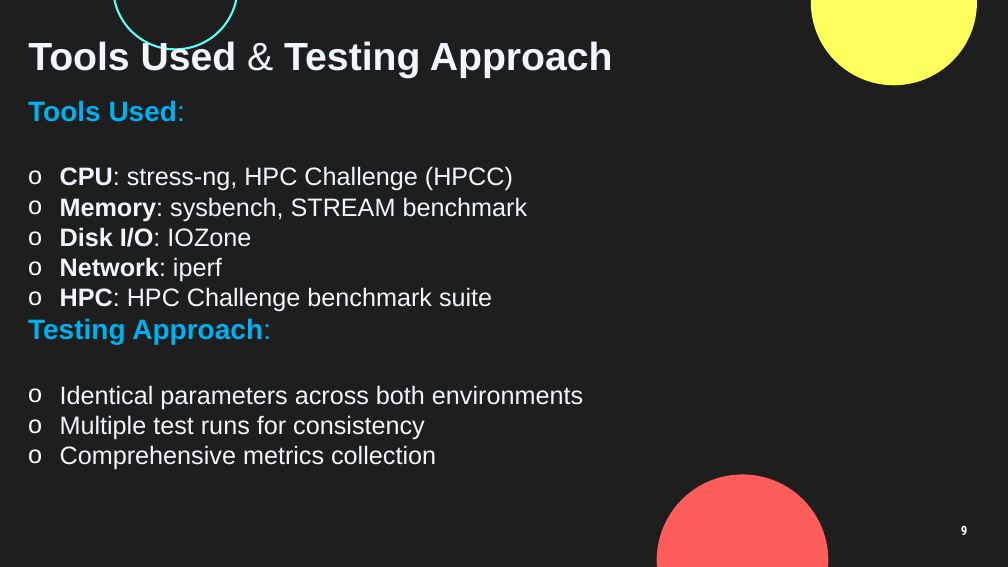
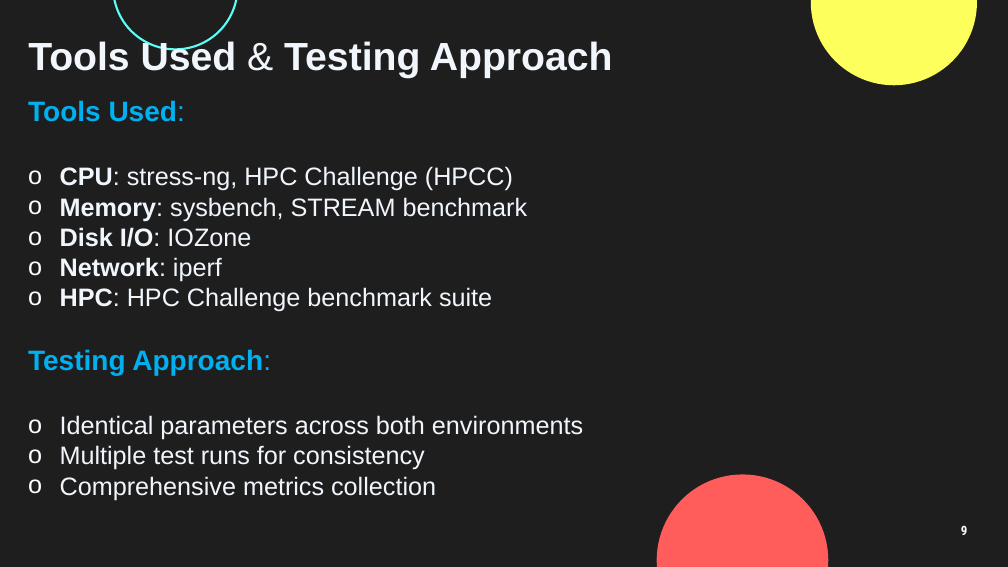
Before and after one commit to ahmedtarek26/cloud_basics_project, a slide deck: slide 9 of Cloud Computing Performance Testing.pptx. Drawn at 1008x567 pixels with LibreOffice and Linux fonts; fonts in the diff are those of the drawing. Boxes give left, top, right and bottom in pixels: in the first picture for what was removed or moved away, otherwise in the second. Text is boxed around its words. In the diff, an @@ line names an element or a change of style, - is before the commit and + after.

```diff
--- a/Cloud Computing Performance Testing.pptx
+++ b/Cloud Computing Performance Testing.pptx
@@ text "Tools Used:" rewrapped from bbox=[28, 100, 583, 470] to bbox=[28, 100, 583, 500] @@
```
Also in this commit, not shown: 6 other slides changed, 2 slides added.
